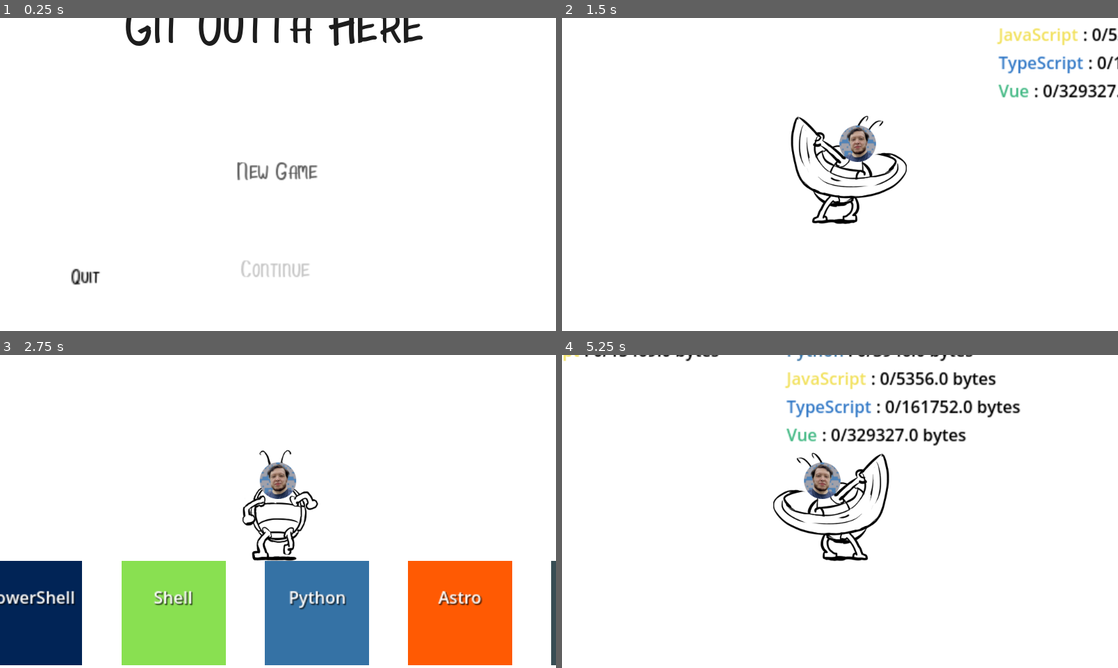
Above: before the commit, frames 1-4 (two rows, left to right).
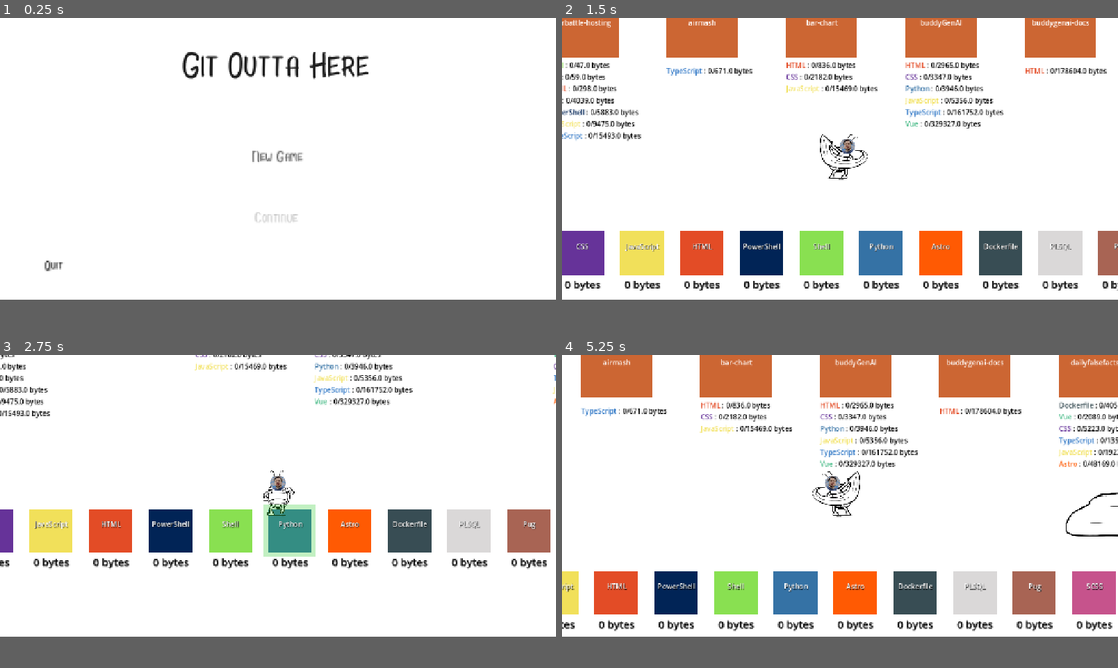
Above: after the commit, the same moments.

Repository: parsehex/git-outta-here
Game: Godot game, scene res://scenes/levels/Intro.tscn
Same seed, same stepped clock (60 frames per second), same inputs: the game is played once before the commit and once after it.
Inputs:
- Up to frame 1 (0.25 s): no input
- Up to frame 2 (1.5 s): click "New Game" at 0.5 s; tap Enter at 1.25 s; hold Right (move_right) from 1.28 s (still down); tap Ctrl (attack) at 1.35 s
- Up to frame 3 (2.75 s): release Right (move_right) at 2.03 s; hold Down (move_down) from 2.03 s (still down); tap E (interact) at 2.1 s
- Up to frame 4 (5.25 s): release Down (move_down) at 2.78 s; hold Right (move_right) 2.78-3.53 s; tap one key every 0.75 s from 2.85 s: Space (roll) Shift (run) L Ctrl (attack); hold Up (move_up) 3.53-4.28 s; hold Left (move_left) from 4.28 s (still down)
In our replay, the window is 800x450 before the commit and 800x405 after it. These sizes can differ from the game's own. Grey fills any space a smaller window leaves; there, only what the larger window draws over its background counts as a difference.

The runs differ from the first frame. In frame 1, 3.8% of the frame differs, in the area x 8-77%, y 0-86%; in frame 2, 25%; in frame 3, 37%, in the area x 0-100%, y 0-100%; in frame 4, 26%.

Commit message:
window size/zoom, consolidate lang color loading

Diff:
--- a/project.godot
+++ b/project.godot
@@ -30,7 +30,8 @@
 
 [display]
 
-window/stretch/mode="2d"
+window/size/viewport_width=1280
+window/stretch/mode="canvas_items"
 
 [input]
 
--- a/scenes/characters/Player.gd
+++ b/scenes/characters/Player.gd
@@ -8,8 +8,8 @@
 and probably both should extend some parent script
 """
 
-@export var WALK_SPEED: int = 350 # pixels per second
-@export var RUN_SPEED: int = 550 # pixels per second
+@export var WALK_SPEED: int = 400 # pixels per second
+@export var RUN_SPEED: int = 600 # pixels per second
 @export var ROLL_SPEED: int = 1000 # pixels per second
 @export var hitpoints: int = 3
 
--- a/scenes/characters/Player.tscn
+++ b/scenes/characters/Player.tscn
@@ -864,7 +864,7 @@
 
 [node name="camera" type="Camera2D" parent="."]
 position = Vector2(6.30249, -86.9744)
-zoom = Vector2(0.75, 0.75)
+zoom = Vector2(0.5, 0.5)
 
 [node name="debug" parent="." instance=ExtResource("3")]
 path_to_node = NodePath("..")
--- a/scenes/levels/Outside.gd
+++ b/scenes/levels/Outside.gd
@@ -32,13 +32,8 @@
 						all_languages[lang] = 0
 					all_languages[lang] += repo.languages[lang]
 
-	# Load language colors
-	var colors_file = FileAccess.open("res://data/lang-colors.json", FileAccess.READ)
-	if colors_file:
-		var colors_json = JSON.new()
-		colors_json.parse(colors_file.get_as_text())
-		lang_colors = colors_json.get_data()
-		colors_file.close()
+	# Load language colors from globals
+	lang_colors = Globals.lang_colors
 
 func generate_repositories():
 	var start_x = -500
@@ -67,8 +62,8 @@
 
 		mine_node.language_name = lang
 		if lang_colors.has(lang):
-			var color_str = lang_colors[lang].get("color", "#FFFFFF")
-			mine_node.language_color = Color(color_str)
+			var color = lang_colors[lang]
+			mine_node.language_color = Color(color)
 
 		mine_node.position = Vector2(start_x + lang_index * spacing, 1500)
 
--- a/scenes/misc/Repository.gd
+++ b/scenes/misc/Repository.gd
@@ -11,7 +11,6 @@
 @onready var language_list: VBoxContainer = $LanguageList
 
 var player_in_range = false
-var language_colors = {}
 var player_node = null
 var deposit_progress = 0.0
 var deposit_duration = 3.0 # seconds to deposit
@@ -20,7 +19,6 @@
 	body_entered.connect(_on_body_entered)
 	body_exited.connect(_on_body_exited)
 	Inventory.item_changed.connect(_on_inventory_changed)
-	_load_language_colors()
 
 	if progress_bar:
 		progress_bar.visible = false
@@ -34,26 +32,10 @@
 func _on_inventory_changed(action, type, amount):
 	_update_language_list()
 
-func _load_language_colors():
-	var colors_file = "res://data/lang-colors.json"
-	if FileAccess.file_exists(colors_file):
-		var file = FileAccess.open(colors_file, FileAccess.READ)
-		var json_string = file.get_as_text()
-		file.close()
-
-		var json = JSON.new()
-		var error = json.parse(json_string)
-		if error == OK:
-			var colors_data = json.get_data()
-			for lang_name in colors_data:
-				if colors_data[lang_name].has("color"):
-					var color_hex = colors_data[lang_name]["color"]
-					if color_hex != null and color_hex is String and color_hex.begins_with("#"):
-						language_colors[lang_name] = Color(color_hex)
 
 func _get_language_color(lang_name: String) -> Color:
-	if language_colors.has(lang_name):
-		return language_colors[lang_name]
+	if Globals.lang_colors.has(lang_name):
+		return Globals.lang_colors[lang_name]
 	return Color(0, 0, 0, 1) # Black fallback
 
 func _update_language_list():
--- a/singletons/Globals.gd
+++ b/singletons/Globals.gd
@@ -5,9 +5,28 @@
 var current_level = ""
 var money = 0
 var player_position = Vector2()
+var lang_colors: Dictionary = {}
 
 func _ready():
 	RenderingServer.set_default_clear_color(Color.WHITE)
+	_load_language_colors()
+
+func _load_language_colors():
+	var colors_file = "res://data/lang-colors.json"
+	if FileAccess.file_exists(colors_file):
+		var file = FileAccess.open(colors_file, FileAccess.READ)
+		var json_string = file.get_as_text()
+		file.close()
+
+		var json = JSON.new()
+		var error = json.parse(json_string)
+		if error == OK:
+			var colors_data = json.get_data()
+			for lang_name in colors_data:
+				if colors_data[lang_name].has("color"):
+					var color_hex = colors_data[lang_name]["color"]
+					if color_hex != null and color_hex is String and color_hex.begins_with("#"):
+						lang_colors[lang_name] = Color(color_hex)
 
 """
 Really simple save file implementation. Just saving some variables to a dictionary
Not shown, changed: .roo/rules/01.md
